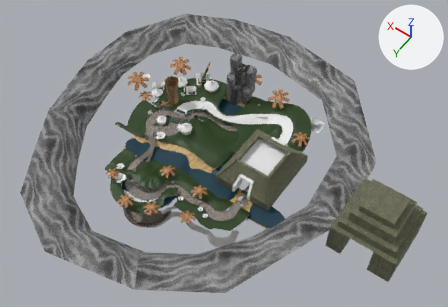
A saved change to the Blender file media/trunk/tracks/20_chocolate/jungle.blend.
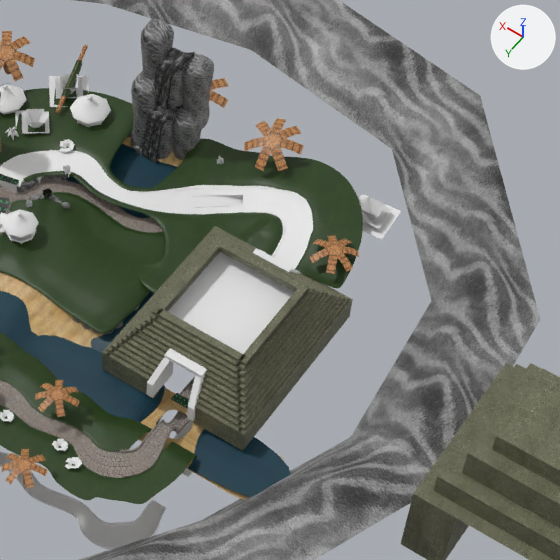
Old and new are each drawn whole from a 50 mm camera at (-559.0, 757.0, 1396.0) aimed at (72.0, -127.0, 6.0) and again close up on the part from 40% to 86% of the width and 15% to 82% of the height. Every picture has the same lights, and +X, +Y and +Z are marked at upper right. The first two pictures are the older version.

The first close-up shows 'BezierCurve.002', 'BezierCurve.015', 'BezierCurve.026', 'BezierCurve.031', 'BorderRock.001', 'Cube', 'Cube.007', 'Cube.015', 'Cube.016', 'Cube.036', 'PalmTree.003', 'PalmTree.005', 'Plane.002', 'Plane.020' and 30 more.
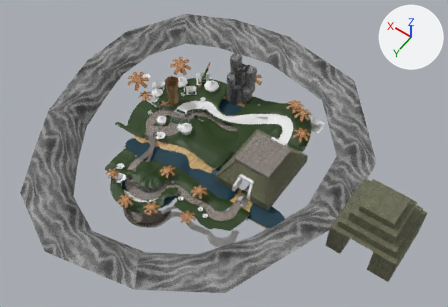
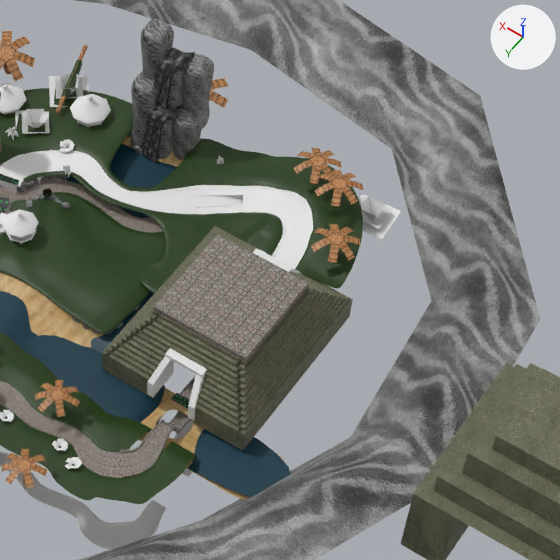
Changed parts and their boxes (x1, y1, x2, y2) in the close-ups (560 x 560 px):
```json
{"object": "Cube.013", "change": "added", "after": [154, 235, 308, 362]}
{"object": "PalmTree.003", "change": "hidden", "before": [244, 118, 304, 171], "on screen": "brown"}
{"object": "PalmTree.005", "change": "moved", "before": [310, 235, 359, 274], "after": [311, 224, 361, 263]}
{"object": "PalmTree.000", "change": "added", "after": [315, 170, 364, 207], "on screen": "brown"}
{"object": "PalmTree.001", "change": "added", "after": [294, 148, 342, 184], "on screen": "brown"}
{"object": "Cube.007", "change": "unchanged, covered by the edit", "before": [147, 248, 303, 421], "after": [147, 248, 303, 421]}
```

The change, as JSON lines over the scene's bpy script:
```json
{"op": "add", "block": "me_cube_007_1", "code": ["me_cube_007_1 = bpy.data.meshes.new('Cube.007')", "me_cube_007_1.from_pydata(...)  # a box spanning x -54.0..54.0, y -86.0..28.0, z -9.0..-1.0", "me_cube_007_1.materials.append(mat_paving_stones_2_jpg)  # picture img_paving_stones_2_jpg"]}
{"op": "set", "path": "ob_palmtree_005.location", "old": "(-90.0, -273.0, 48.0)", "new": "(-90.0, -273.0, 66.0)"}
{"op": "set", "path": "ob_palmtree_003.location", "old": "(43.0, -363.0, 51.0)", "new": "(27.0, -354.0, 62.0)"}
{"op": "add", "block": "ob_palmtree_003", "code": "ob_palmtree_003.hide_viewport = True"}
{"op": "add", "block": "ob_palmtree_000", "code": ["ob_palmtree_000 = bpy.data.objects.new('PalmTree.000', me_plane_013.copy())  # the mesh of ob_palmtree_002", "ob_palmtree_000.location = (-55.0, -335.0, 72.0)", "ob_palmtree_000.rotation_euler = (0.209, 0.0, 0.655)  # degrees (12, 0, 38)", "ob_palmtree_000.scale = (4.38, 4.38, 4.38)", "ob_palmtree_000.show_transparent = True"]}
{"op": "add", "block": "ob_palmtree_001", "code": ["ob_palmtree_001 = bpy.data.objects.new('PalmTree.001', me_plane_013.copy())  # the mesh of ob_palmtree_002", "ob_palmtree_001.location = (-19.0, -352.0, 69.0)", "ob_palmtree_001.rotation_euler = (0.209, 0.0, 0.655)  # degrees (12, 0, 38)", "ob_palmtree_001.scale = (4.38, 4.38, 4.38)", "ob_palmtree_001.show_transparent = True"]}
{"op": "add", "block": "ob_cube_013", "code": ["ob_cube_013 = bpy.data.objects.new('Cube.013', me_cube_007_1)", "ob_cube_013.location = (-44.0, -117.0, 72.0)", "_m = ob_cube_013.modifiers.new('EdgeSplit', 'EDGE_SPLIT')"]}
```
